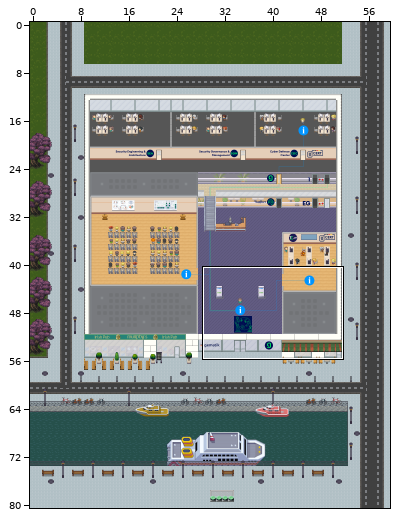
One commit to this Tiled map (JSON): map_gematik_20.tmj. The picture above shows the old version from afar; the outline marks the close-up.
Close-up. Earlier state:
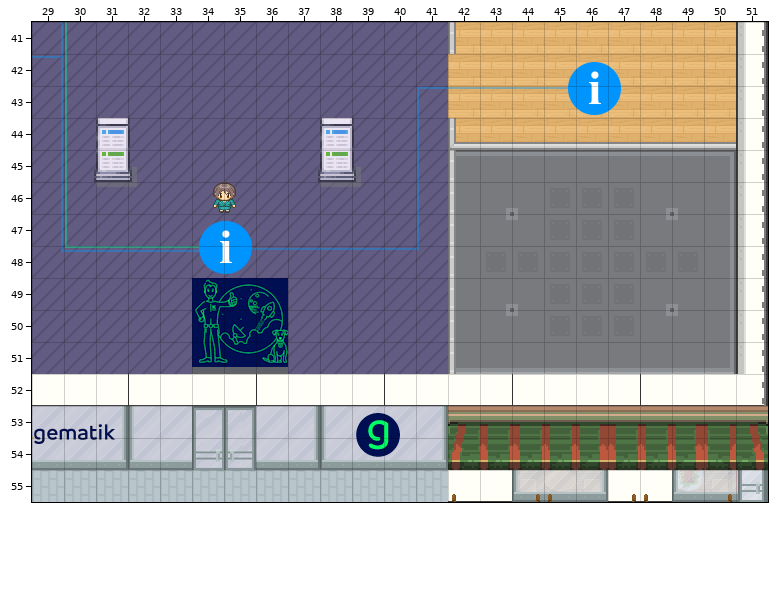
Cells are 32x32 px. Shown: x 29..51, y 41..55. The commit also changed other parts of the map, which this record leaves out.
Once edited:
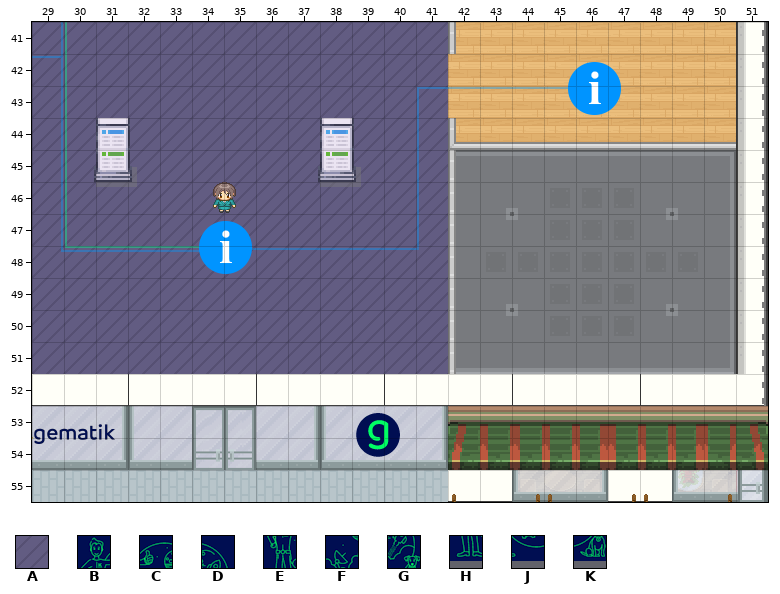
Key: from "Chunk 2": A 62, B 63, C 64, D 65, E 66, F 67, G 68, H 69, J 70, K 71.
_ is an empty cell.
The edit:
Layer "Rooms_1st/Floor":
y 49: x 34..36 BCD -> AAA
y 50: x 34..36 EFG -> AAA
y 51: x 34..36 HJK -> AAA
Where, in picture pixels (left, top, right, bottom), the same in both close-ups:
changed: (192, 278, 288, 374)
